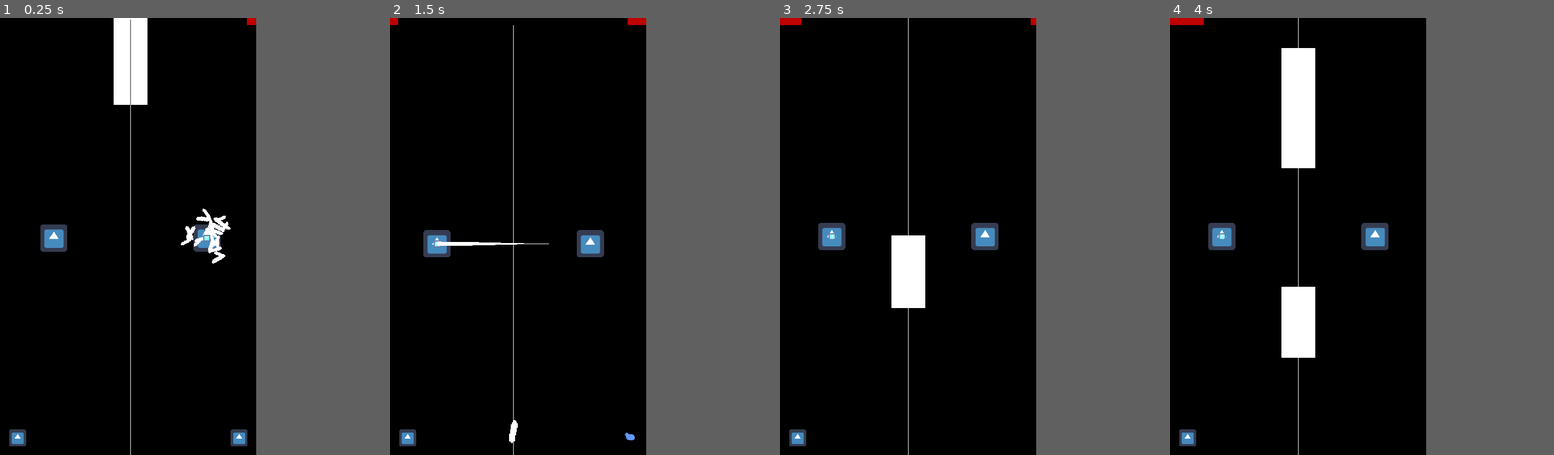
Above: before the commit, frames 1-4 (left to right).
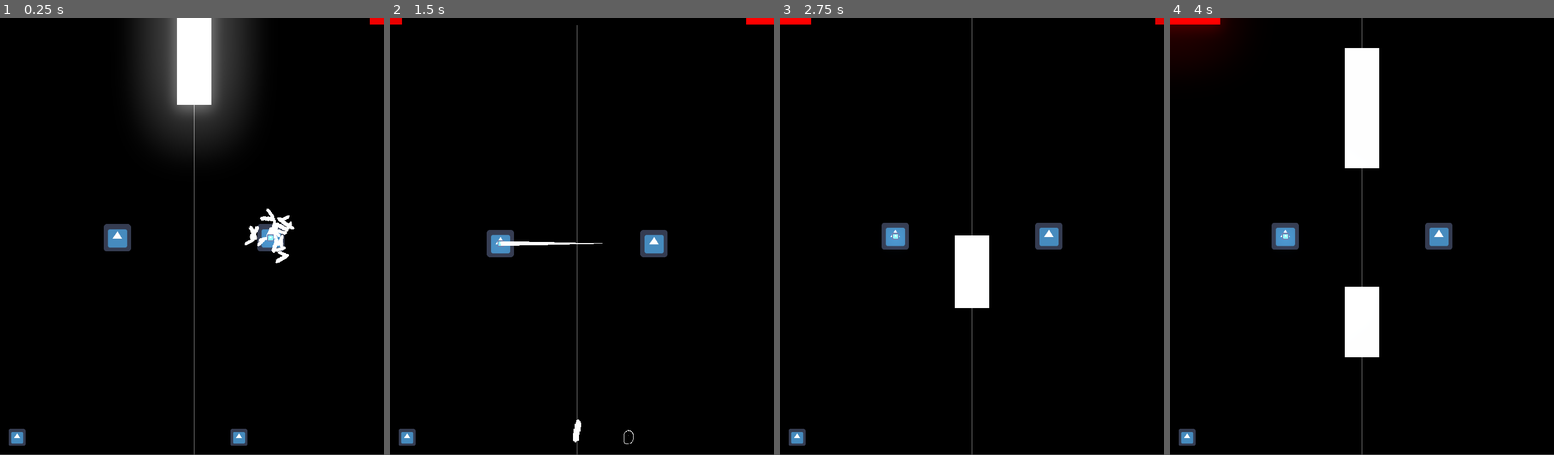
Above: after the commit, the same moments.

Repository: senseibobo/vruci-krompirici
Game: Godot game, scene res://main.tscn
Two runs of this game, one before a commit and one after it. Both use one fixed random seed, a clock stepped at 60 frames per second and the inputs below. The engine's default icon, where the game draws it, is replaced by a stand-in: a white triangle on a blue panel in a dark square.
Inputs:
- Up to frame 1 (0.25 s): no input
- Up to frame 2 (1.5 s): hold Up (ui_up) 0.53-1.28 s; hold Down (ui_down) from 1.28 s (still down)
- Up to frame 3 (2.75 s): release Down (ui_down) at 2.03 s; hold Up (ui_up) from 2.03 s (still down)
- Up to frame 4 (4 s): release Up (ui_up) at 3.53 s; hold Down (ui_down) from 3.53 s (still down)
In our replay, the window is 469x800 before the commit and 703x799 after it. These sizes can differ from the game's own. Grey fills any space a smaller window leaves; there, only what the larger window draws over its background counts as a difference.

The runs differ from the first frame. In frame 1, 11% of the frame differs, in the area x 2-100%, y 0-100%; in frame 2, 2.8%; in frame 3, 5.0%; in frame 4, 11%.

Commit message:
deflekt

Diff:
--- a/game.gd
+++ b/game.gd
@@ -17,7 +17,16 @@
 var shake_time: float
 var shake_noise: OpenSimplexNoise = OpenSimplexNoise.new()
 
+var time: float = 0.0
+const speedup_time: float = 10.0
+
+func speedup():
+	heat_punishment += 0.015
+
 func _process(delta):
+	time += delta
+	if fmod(time - delta, speedup_time) > fmod(time, speedup_time):
+		speedup()
 	if shake_duration > 0:
 		shake_time += shake_frequency*delta
 		shake_left = move_toward(shake_left,0,delta)
--- a/main.gd
+++ b/main.gd
@@ -3,6 +3,8 @@
 var action_timer: Timer
 export var wall_scene: PackedScene
 export var power_scene: PackedScene
+
+
 
 func _ready():
 	Game.camera = $Camera2D
@@ -22,6 +24,7 @@
 	var wall = wall_scene.instance()
 	add_child(wall)
 	wall.setup()
+	return wall
 
 func create_power():
 	var power = power_scene.instance()
--- a/main.tscn
+++ b/main.tscn
@@ -13,9 +13,9 @@
 
 [node name="ColorRect" type="ColorRect" parent="."]
 margin_left = -174.0
-margin_top = -297.0
+margin_top = -26.0
 margin_right = 774.0
-margin_bottom = 1321.0
+margin_bottom = 1050.0
 color = Color( 0, 0, 0, 1 )
 
 [node name="Player1" parent="." instance=ExtResource( 2 )]
@@ -29,6 +29,7 @@
 position = Vector2( 300, 512 )
 
 [node name="Wall" parent="." instance=ExtResource( 5 )]
+modulate = Color( 2, 2, 2, 1 )
 
 [node name="Line2D" type="Line2D" parent="."]
 points = PoolVector2Array( 300, 0, 300, 1024 )
--- a/menu/mainmenu.tscn
+++ b/menu/mainmenu.tscn
@@ -44,9 +44,9 @@
 anchor_bottom = 1.0
 
 [node name="VBoxContainer2" type="VBoxContainer" parent="CenterContainer"]
-margin_left = 102.0
+margin_left = 252.0
 margin_top = 261.0
-margin_right = 498.0
+margin_right = 648.0
 margin_bottom = 763.0
 custom_constants/separation = 260
 
--- a/player/player.gd
+++ b/player/player.gd
@@ -36,12 +36,16 @@
 		update_power_texture()
 
 func adjust_size():
+	$CanvasLayer/Control/ColorRect.color.r = 0.8+heat*2
 	if number == 1:
 		$CanvasLayer/Control/ColorRect.rect_position = Vector2(0,0)
-		$CanvasLayer/Control/ColorRect.rect_size = Vector2(clamp(heat*300,0,300),16)
+		$CanvasLayer/Control/ColorRect.rect_size = Vector2(clamp(heat*450,0,450),16)
 	else:
-		$CanvasLayer/Control/ColorRect.rect_position = Vector2(600-clamp(heat*300,0,300),0)
-		$CanvasLayer/Control/ColorRect.rect_size = Vector2(clamp(heat*300,0,300),16)
+		$CanvasLayer/Control/ColorRect.rect_position = Vector2(900-clamp(heat*450,0,450),0)
+		$CanvasLayer/Control/ColorRect.rect_size = Vector2(clamp(heat*450,0,450),16)
+
+
+
 
 
 func add_power(power):
@@ -81,6 +85,8 @@
 	has_potato = true
 	Game.potato.in_posession = number
 	heat += Game.heat_punishment
+	heat += Game.potato.additional_damage
+	Game.potato.additional_damage = 0
 	Game.shake_screen(50,0.3,800)
 	$CatchParticles.emitting = true
 
--- a/player/player.tscn
+++ b/player/player.tscn
@@ -1,8 +1,20 @@
-[gd_scene load_steps=10 format=2]
+[gd_scene load_steps=11 format=2]
 
 [ext_resource path="res://player/player.gd" type="Script" id=1]
 [ext_resource path="res://power/wallpower.png" type="Texture" id=2]
 [ext_resource path="res://icon.png" type="Texture" id=3]
+
+[sub_resource type="Environment" id=7]
+background_mode = 4
+background_canvas_max_layer = 10
+glow_enabled = true
+glow_intensity = 0.04
+glow_strength = 0.97
+glow_blend_mode = 0
+glow_hdr_threshold = 1.48
+glow_hdr_scale = 0.0
+glow_bicubic_upscale = true
+glow_high_quality = true
 
 [sub_resource type="Curve" id=1]
 _data = [ Vector2( 0, 1 ), 0.0, 0.0, 0, 0, Vector2( 1, 0 ), 0.0, 0.0, 0, 0 ]
@@ -56,7 +68,10 @@
 [node name="ColorRect" type="ColorRect" parent="CanvasLayer/Control"]
 anchor_right = 0.5
 margin_bottom = 16.0
-color = Color( 0.752941, 0, 0, 1 )
+color = Color( 13.77, 0, 0, 1 )
+
+[node name="WorldEnvironment" type="WorldEnvironment" parent="CanvasLayer/Control"]
+environment = SubResource( 7 )
 
 [node name="TextureRect" type="TextureRect" parent="CanvasLayer"]
 margin_left = 20.0
--- a/potato/potato.gd
+++ b/potato/potato.gd
@@ -6,6 +6,7 @@
 var dir: int = 1
 var bounced: bool = false
 var last_thrown
+var additional_damage: float = 0.0
 
 func _ready():
 	Game.potato = self
--- /dev/null
+++ b/power/deflectpower.gd
@@ -0,0 +1,13 @@
+extends Power
+class_name DeflectPower
+
+func _init():
+	texture = preload("res://power/deflectpower.png")
+
+func use(player_number: int):
+	var player = Game.players[player_number]
+	var distance = abs(player.global_position.x - Game.potato.global_position.x)
+	if Game.potato.dir == player_number*2-3 and distance < 120.0:
+		Game.potato.dir = -Game.potato.dir
+		Game.potato.bounced = false
+		Game.potato.additional_damage += 0.1232
--- a/power/powerscene.gd
+++ b/power/powerscene.gd
@@ -1,6 +1,6 @@
 extends Node2D
 
-const powers: Array = [WallPower,SlowPower]
+const powers: Array = [WallPower,SlowPower,DeflectPower]
 var power: Power
 var taken: bool = false
 
--- a/power/wallpower.gd
+++ b/power/wallpower.gd
@@ -5,4 +5,12 @@
 	texture = preload("res://power/wallpower.png")
 
 func use(player_number: int):
-	Game.main_scene.create_wall()
+	var wall = Game.main_scene.create_wall()
+	var tween = Tween.new()
+	Game.add_child(tween)
+	var wall_rect = wall.get_node("ColorRect")
+	wall_rect.rect_scale = Vector2(0,1)
+	tween.connect("tween_all_completed",tween,"queue_free")
+	tween.interpolate_property(wall_rect,"rect_scale",Vector2(0,1),Vector2(1,1),1.0,Tween.TRANS_SINE,Tween.EASE_OUT)
+	tween.start()
+	wall.global_position.y = 550
--- a/project.godot
+++ b/project.godot
@@ -9,6 +9,11 @@
 config_version=4
 
 _global_script_classes=[ {
+"base": "Power",
+"class": "DeflectPower",
+"language": "GDScript",
+"path": "res://power/deflectpower.gd"
+}, {
 "base": "Node",
 "class": "Power",
 "language": "GDScript",
@@ -25,6 +30,7 @@
 "path": "res://power/wallpower.gd"
 } ]
 _global_script_class_icons={
+"DeflectPower": "",
 "Power": "",
 "SlowPower": "",
 "WallPower": ""
@@ -42,8 +48,9 @@
 
 [display]
 
-window/size/width=600
+window/size/width=900
 window/size/height=1024
+window/size/fullscreen=true
 window/size/test_width=300
 window/size/test_height=512
 window/stretch/mode="2d"
--- a/wall/wall.tscn
+++ b/wall/wall.tscn
@@ -11,3 +11,4 @@
 margin_top = -40.0
 margin_right = 40.0
 margin_bottom = 200.0
+rect_pivot_offset = Vector2( 40, 0 )
Binary file added: power/deflectpower.png
Not shown, added: power/deflectpower.png.import
